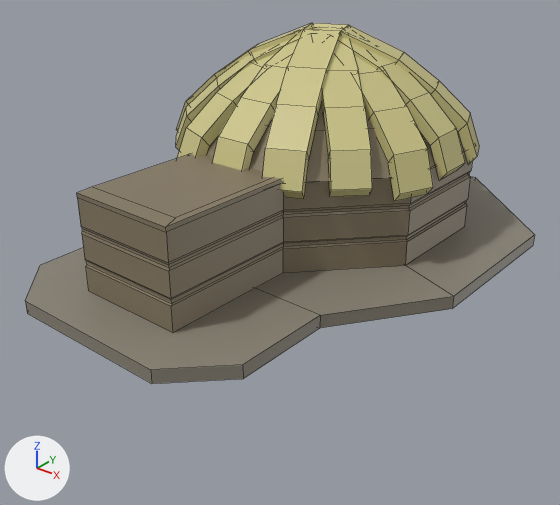
Before and after pictures for a commit that changed the Blender file 3d blender/shophut.blend.
The view is the same before and after, from a 50 mm lens placed at (43.7, -61.6, 31.6), pointed at (1.1, -8.3, -1.4). The axes (+X, +Y, +Z) are drawn at lower left. The lights are the same throughout. Mesh edges are drawn as thin lines.
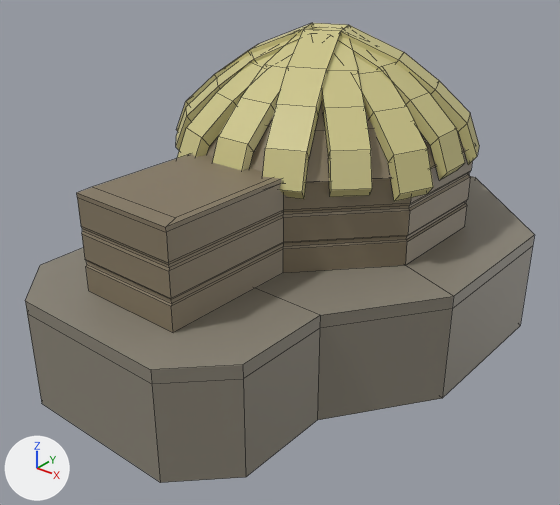
What differs and where, as boxes [x1, y1, x2, y2] in the pictures (560 x 505 px):
'Plane', reshaped (47% taller): before [25, 176, 534, 384]; after [25, 176, 534, 483]
part 1 of me_plane, built on: after [27, 246, 533, 483]

Patch to the scene script:
```diff
--- a/3d blender/shophut.blend.py
+++ b/3d blender/shophut.blend.py
@@ me_plane @@
 # used by ob_plane; location = (0.0, 0.0, 0.0); rotation_euler = (0.0, 0.0, -0.393), in degrees (0, 0, -23)
-me_plane.from_pydata(...)  # 26 vertices, 22 faces; spans x -21.0..21.6, y -31.6..21.0, z -1.2..0.0
+me_plane.from_pydata(...)  # 38 vertices, 34 faces; spans x -21.0..21.6, y -31.6..21.0, z -10.4..0.0
+# me_plane part 1
+# 1 vertex is removed from x 0.0, y 0.0, z -1.2
+# 5 faces are deleted
+# 1 vertex is added at (0.0, 0.0, -10.4)
+# 12 new vertices lie (0.0, 0.0, -9.2) away from vertices in x -21.0..21.6, y -31.6..21.0, z -1.2
+# 17 new faces join them
 me_plane.materials.append(mat_material_002)
```
